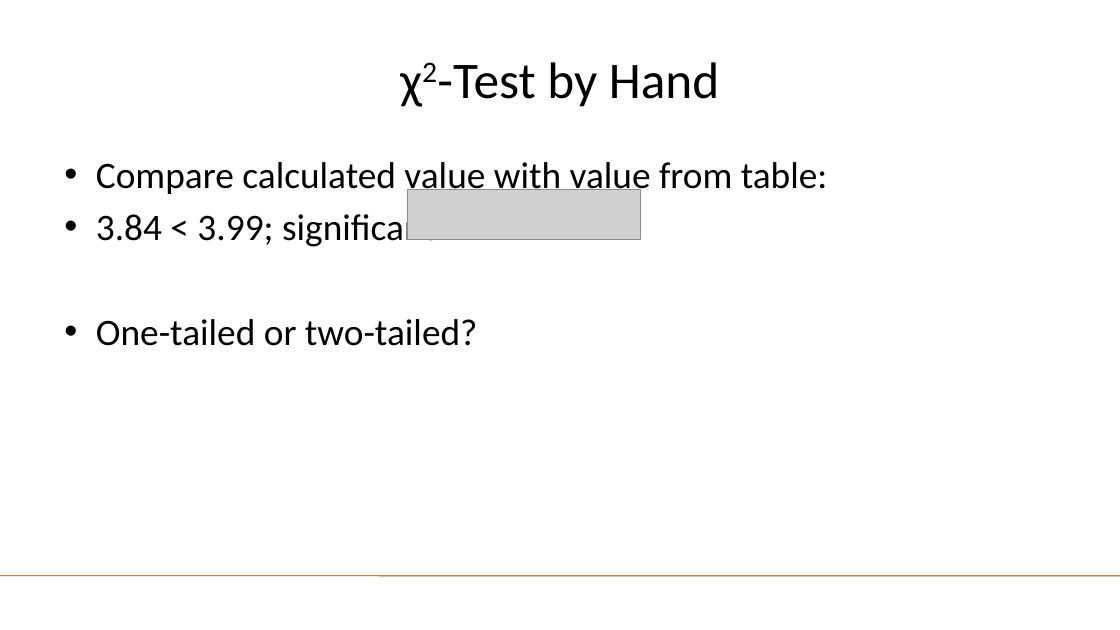
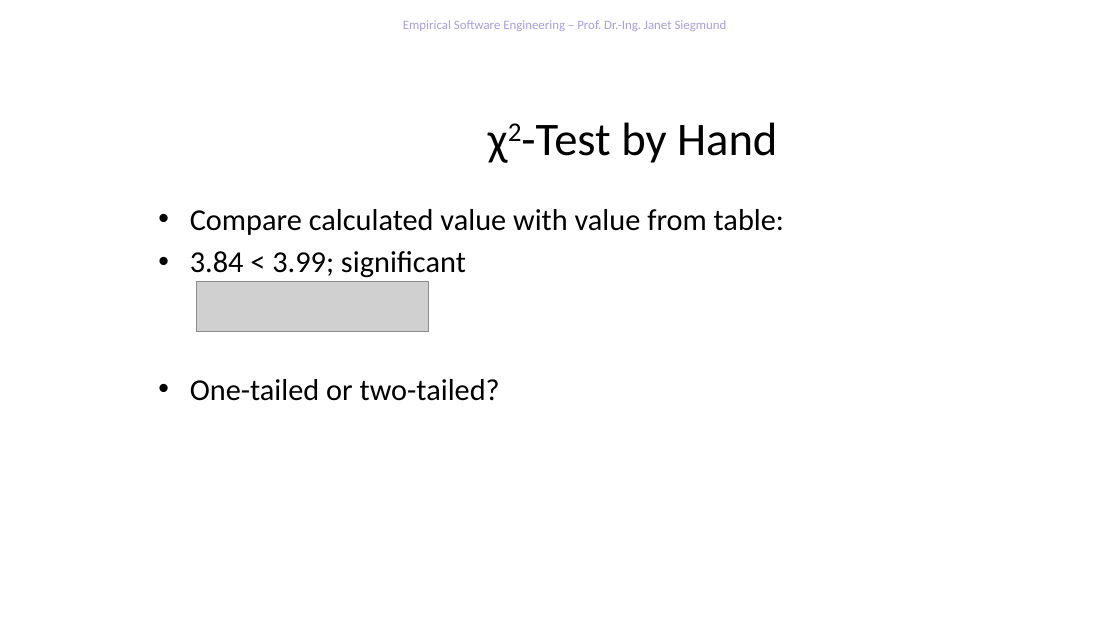
Before and after one commit to feigensp/lehre, a slide deck: slide 12 of ese/WS1920/04_Analysis.pptx (slide 45 before the commit). Drawn at 1120x630 pixels with LibreOffice and Linux fonts; fonts in the diff are those of the drawing; grey boxes stand for pictures; background and template pictures are left out. Boxes give left, top, right and bottom in pixels: in the first picture for what was removed or moved away, otherwise in the second. Text is boxed around its words. In the diff, an @@ line names an element or a change of style, - is before the commit and + after.

```diff
--- a/ese/WS1920/04_Analysis.pptx
+++ b/ese/WS1920/04_Analysis.pptx
@@ text added at box(403, 20, 727, 31), 11 pt, text #AB9DDB @@
+Empirical Software Engineering – Prof. Dr.-Ing. Janet Siegmund
@@ title "χ2-Test by Hand": place and size @@
-title "χ2-Test by Hand" at box(437, 62, 719, 107)
+title "χ2-Test by Hand" at box(521, 122, 777, 163)
@@ title "χ2-Test by Hand" at box(521, 122, 777, 163): size 44 to 40 pt @@
@@ text "Compare calculated value with value ...": place and size @@
-text "Compare calculated value with value ..." at box(96, 162, 828, 346)
+text "Compare calculated value with value ..." at box(190, 209, 784, 401)
@@ text "Compare calculated value with value ..." at box(190, 209, 784, 401): size 32 to 26 pt; less space between paragraphs @@
@@ picture removed at box(408, 189, 641, 239) @@
@@ picture added at box(197, 282, 429, 332) @@
@@ line removed from (0, 576) to (1120, 576) @@
```
Also in this commit, not shown: 25 other slides changed, 4 slides added, 35 slides removed, 9 other files.
